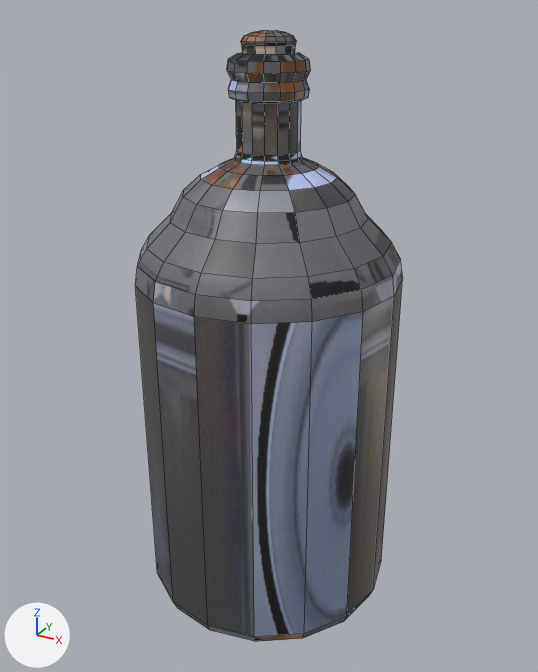
A saved change to the FBX model Assets/Models/Yoghurt/jug04.fbx.
One viewpoint serves both versions: a 50 mm lens placed at (0.184, -0.334, 0.329), pointed at (-0.001, 0.002, 0.161). Arrows for +X, +Y and +Z are at lower left; the lights stay in place. Mesh edges are drawn as thin lines.

In view in the first picture: 'bottle04.002'.
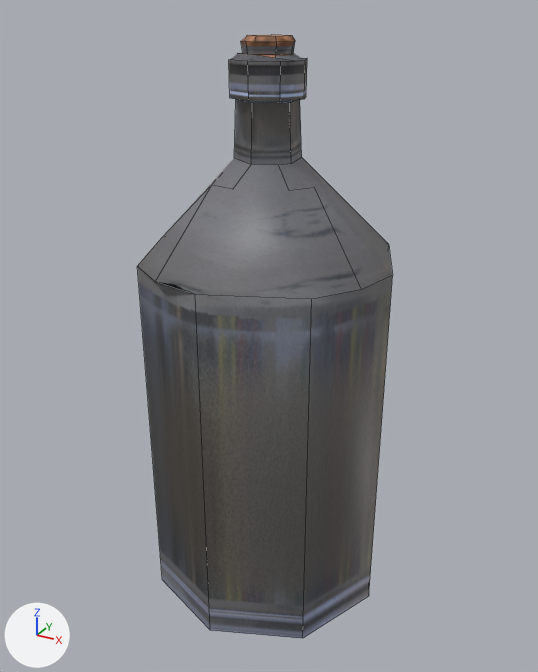
Where the newer file only moved an object's origin or applied its transform, the numbers keep the older frame.

Pixel boxes [x1, y1, x2, y2] of what changed, in the pictures (538 x 672 px):
'bottle04.002', reshaped
    before: [135, 30, 403, 642]
    after: [137, 35, 393, 638]
part 1 of me_cylinder_002, deleted
    before: [135, 30, 403, 642]

The change, as a diff of the scene's bpy script:
```diff
--- a/Assets/Models/Yoghurt/jug04.fbx.py
+++ b/Assets/Models/Yoghurt/jug04.fbx.py
@@ me_cylinder_002 @@
 # used by ob_bottle04_002; location = (0.0, 0.0, 0.0)
-me_cylinder_002.from_pydata(...)  # 576 vertices, 549 faces; spans x -0.071..0.071, y -0.071..0.071, z -0.005..0.319
+me_cylinder_002.from_pydata(...)  # 97 vertices, 51 faces; spans x -0.07..0.07, y -0.07..0.064, z 0.005..0.317
+# me_cylinder_002 part 1: 479 vertices removed from x -0.071..0.071, y -0.071..0.071, z -0.005..0.319
 me_cylinder_002.materials.append(mat_bottle04)
```
